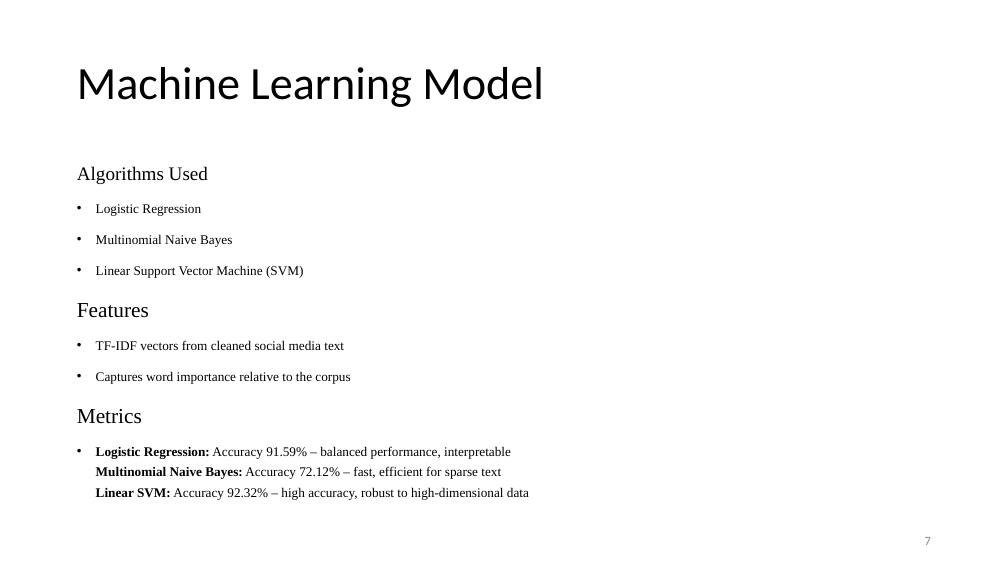
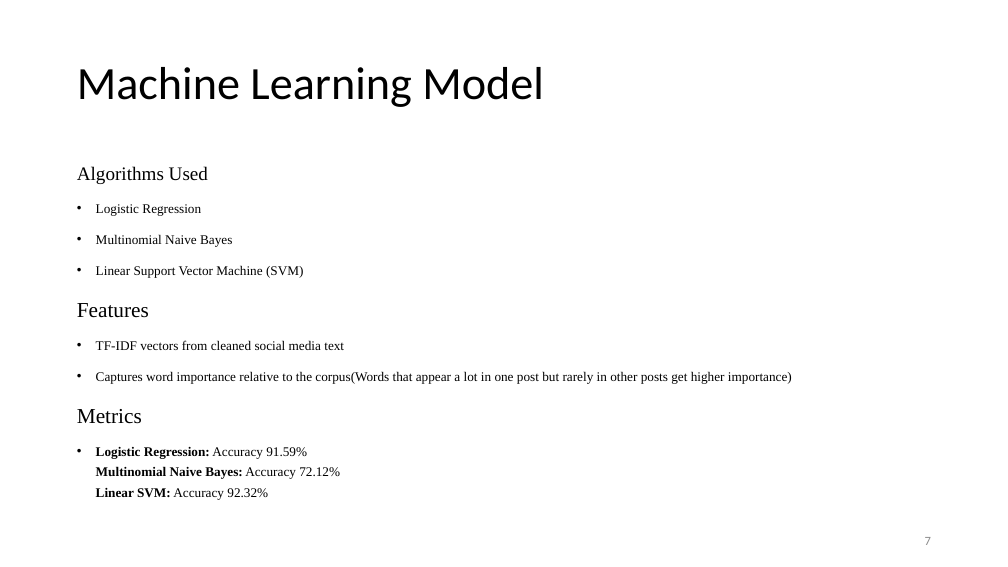
Before and after one commit to sol1927/ml, a slide deck: slide 8 of SOCIAL MEDIA SENTIMENT.pptx. Drawn at 1008x567 pixels with LibreOffice and Linux fonts; fonts in the diff are those of the drawing. Boxes give left, top, right and bottom in pixels: in the first picture for what was removed or moved away, otherwise in the second. Text is boxed around its words. In the diff, an @@ line names an element or a change of style, - is before the commit and + after.

Commit message:
update ppt

```diff
--- a/SOCIAL MEDIA SENTIMENT.pptx
+++ b/SOCIAL MEDIA SENTIMENT.pptx
@@ text at <box>96,371,792,384</box>: text changed @@
-• Captures word importance relative to the corpus
+• Captures word importance relative to the corpus(Words that appear a lot in one post but rarely in other posts get higher importance)
@@ text at <box>96,447,340,500</box>: text changed; bold on @@
-• Logistic Regression: Accuracy 91.59% – balanced performance, interpretable
-  Multinomial Naive Bayes: Accuracy 72.12% – fast, efficient for sparse text
-  Linear SVM: Accuracy 92.32% – high accuracy, robust to high-dimensional data
+• Logistic Regression: Accuracy 91.59%
+  Multinomial Naive Bayes: Accuracy 72.12%
+  Linear SVM: Accuracy 92.32%
```
Also in this commit, not shown: 8 other slides changed, 2 other files.
